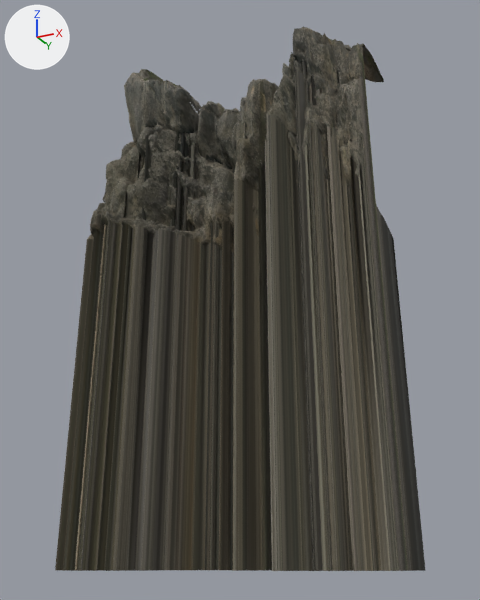
One commit to the glTF model godot/assets/gorge/coastal_cliff_02.glb: the scene before it, then after it.
Before and after are seen from a camera (50 mm lens) standing at (0.94, -2.04, -0.99) and looking at (-0.08, 0.0, -0.08). The axes (+X, +Y, +Z) are drawn at upper left. The lights are the same throughout. The first picture is the older version. Vertices at exactly the same position are counted once.

The older version as bpy lines, for what is in view:
```python
me_coastal_cliff_02_a_002 = bpy.data.meshes.new('coastal_cliff_02_a.002')
me_coastal_cliff_02_a_002.from_pydata(...)  # 8857 vertices, 14551 faces; spans x -0.5..0.5, y -0.5..0.5, z -1.0..1.0
me_coastal_cliff_02_a_002.materials.append(mat_coastal_cliff_02)
ob_coastal_cliff_02_lod0 = bpy.data.objects.new('coastal_cliff_02_LOD0', me_coastal_cliff_02_a_002)
ob_coastal_cliff_02_lod0.location = (0.0, 0.0, 0.0)
```
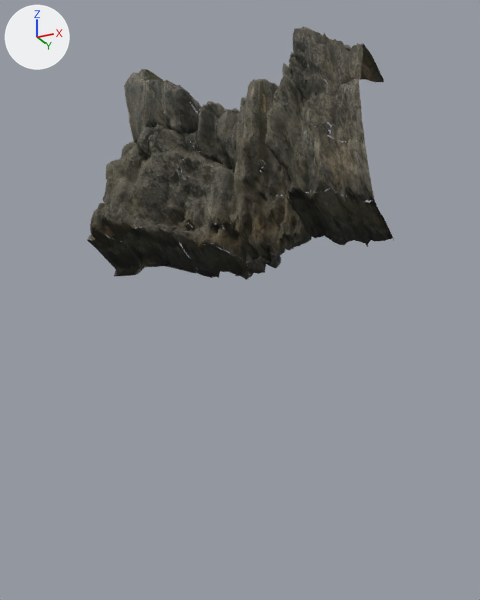
Boxes [x1, y1, x2, y2] around the edits, measured in the pictures (480 x 600 px):
'coastal_cliff_02_LOD0', reshaped (17% narrower, 53% shorter): before [55, 27, 425, 571]; after [87, 27, 394, 280]
part 1 of me_coastal_cliff_02_a_002, deleted: before [55, 53, 425, 571]

The change, as a list of edits to the scene's bpy script:
```text
Change me_coastal_cliff_02_a_002:
    used by ob_coastal_cliff_02_lod0; location = (0.0, 0.0, 0.0)
    remove me_coastal_cliff_02_a_002.from_pydata(...)  # 8857 vertices, 14551 faces; spans x -0.5..0.5, y -0.5..0.5, z -1.0..1.0
    add me_coastal_cliff_02_a_002.from_pydata(...)  # 6572 vertices, 9999 faces; spans x -0.5..0.5, y -0.5..0.5, z 0.0..1.0
    me_coastal_cliff_02_a_002 part 1: 2285 vertices removed from x -0.5..0.5, y -0.5..0.21, z -1.0
```
